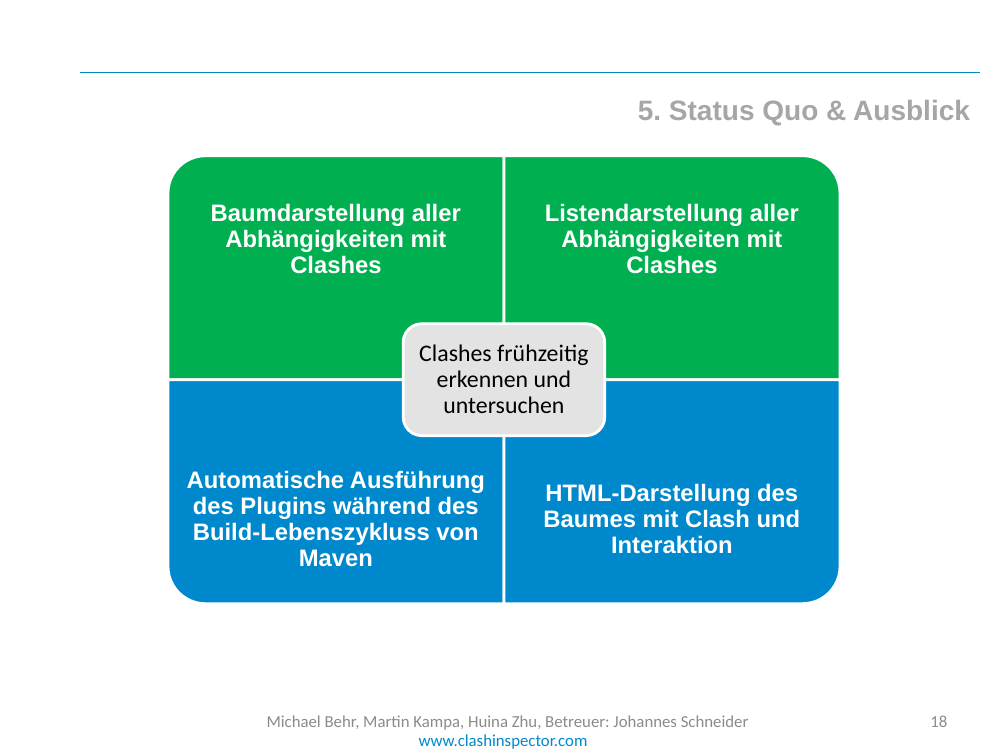
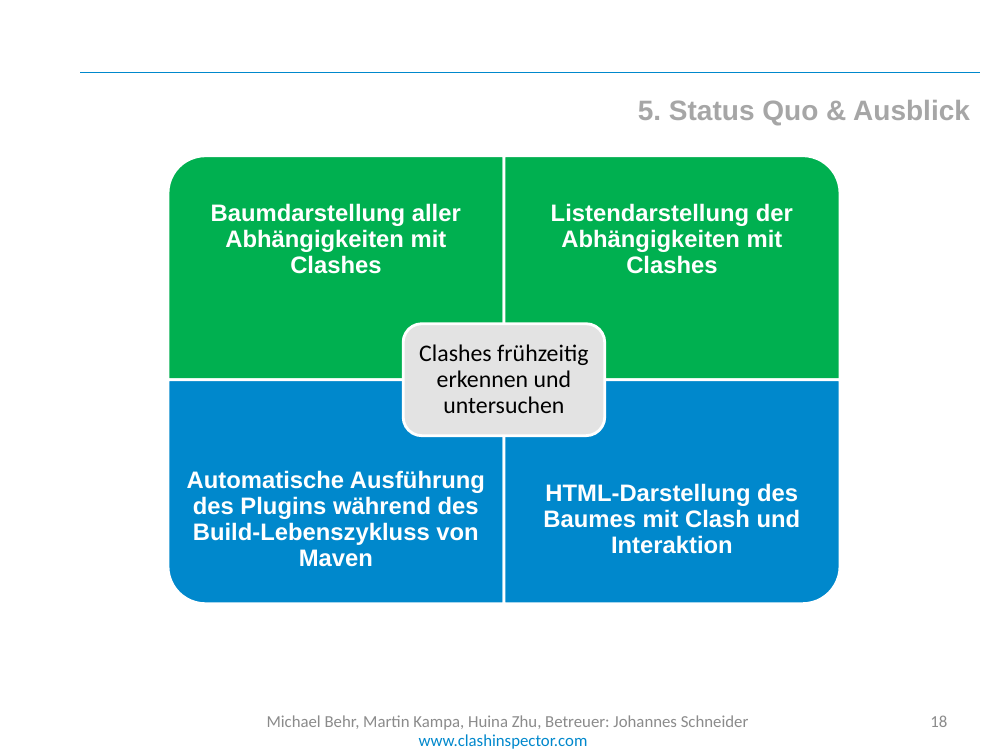
Before and after one commit to cedarsoft/clashinspector.com, a slide deck: slide 18 of presentation/Jahresprojekt Zwischenpräsentation.pptx. Drawn at 1008x756 pixels with LibreOffice and Linux fonts; fonts in the diff are those of the drawing; background and template pictures are left out. Boxes give left, top, right and bottom in pixels: in the first picture for what was removed or moved away, otherwise in the second. Text is boxed around its words. In the diff, an @@ line names an element or a change of style, - is before the commit and + after.

Commit message:
edited page in presentation

```diff
--- a/presentation/Jahresprojekt Zwischenpräsentation.pptx
+++ b/presentation/Jahresprojekt Zwischenpräsentation.pptx
@@ text at (x1=551, y1=203, x2=793, y2=274): text changed @@
-Listendarstellung aller Abhängigkeiten mit Clashes
+Listendarstellung der Abhängigkeiten mit Clashes
```
Also in this commit, not shown: 2 other slides changed.
